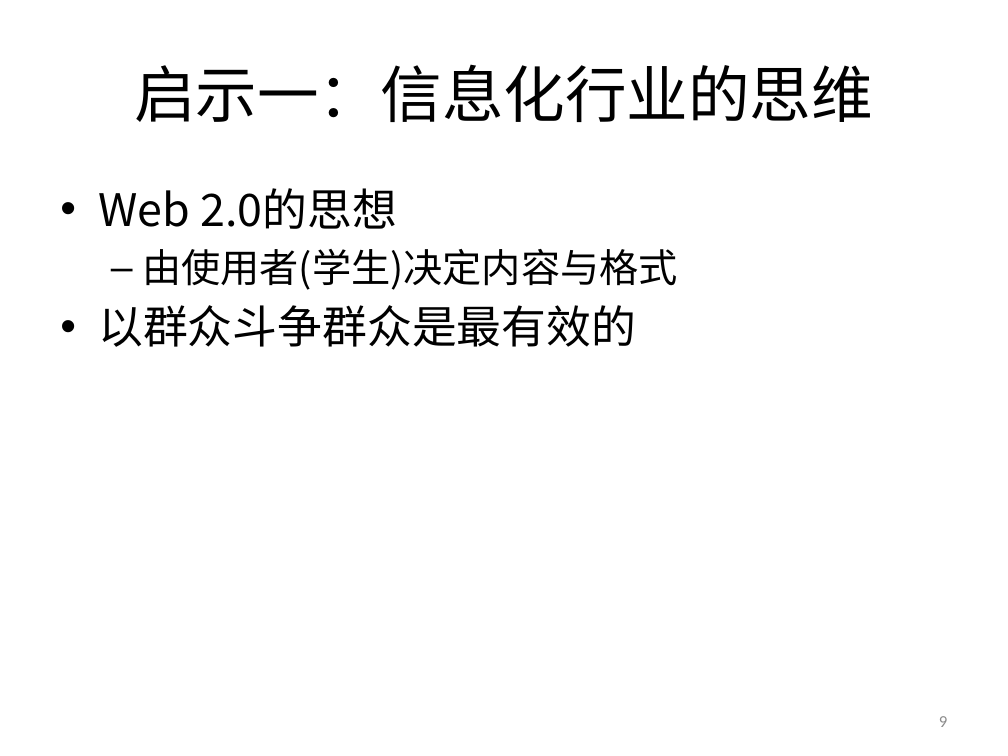
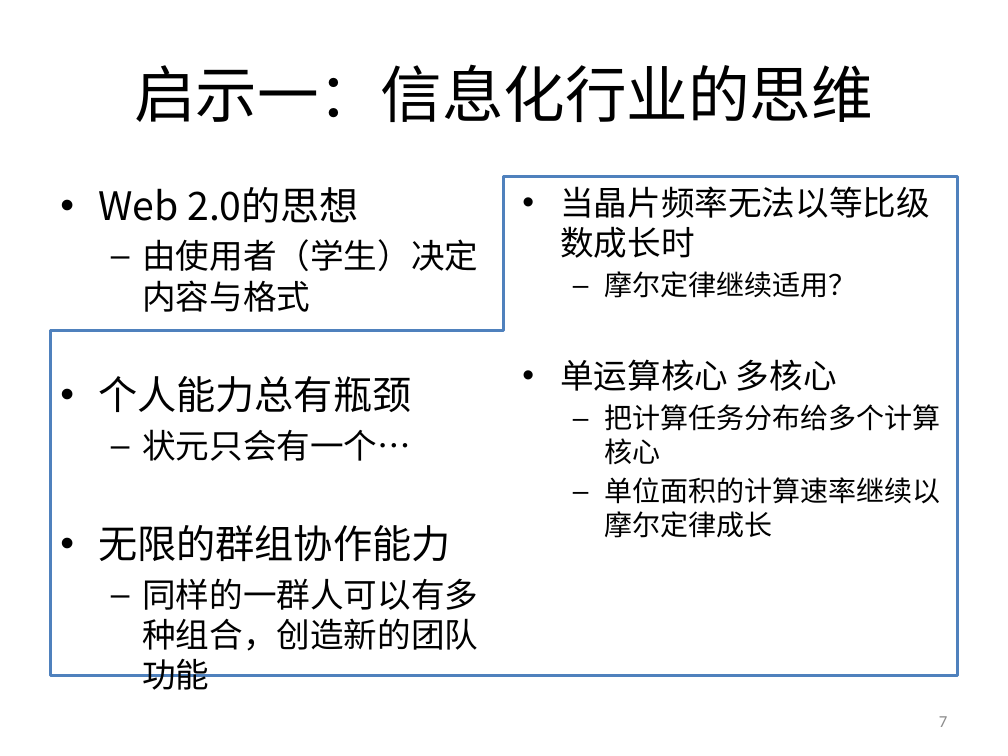
Before and after one commit to woodyme/2014JanXLP, a slide deck: slide 7 of 课程方案/XLP_WorkFLow_CHN.pptx (slide 9 before the commit). Drawn at 1008x756 pixels with LibreOffice and Linux fonts; fonts in the diff are those of the drawing; background and template pictures are left out. Boxes give left, top, right and bottom in pixels: in the first picture for what was removed or moved away, otherwise in the second. Text is boxed around its words. In the diff, an @@ line names an element or a change of style, - is before the commit and + after.

```diff
--- a/课程方案/XLP_WorkFLow_CHN.pptx
+++ b/课程方案/XLP_WorkFLow_CHN.pptx
@@ corner added at box(51, 176, 958, 675), fill #FFFFFF, outline #4F81BD 2 pt @@
@@ text at box(98, 187, 359, 223): size 32 to 28 pt in "Web 2.0的思想" @@
@@ text added at box(560, 186, 941, 538), 20 pt, text #000000 @@
+• 当晶片频率无法以等比级数成长时
+  – 摩尔定律继续适用？
+• 单运算核心 多核心
+  – 把计算任务分布给多个计算核心
+  – 单位面积的计算速率继续以摩尔定律成长
@@ text at box(98, 239, 478, 690): text changed; size 28 to 24 pt @@
-  – 由使用者(学生)决定内容与格式
-• 以群众斗争群众是最有效的
+  – 由使用者（学生）决定内容与格式
+• 个人能力总有瓶颈
+  – 状元只会有一个…
+• 无限的群组协作能力
+  – 同样的一群人可以有多种组合，创造新的团队功能
@@ page number at box(939, 716, 947, 727): text changed @@
-9
+7
```
Also in this commit, not shown: 10 other slides changed, 1 slide added, 3 slides removed.
